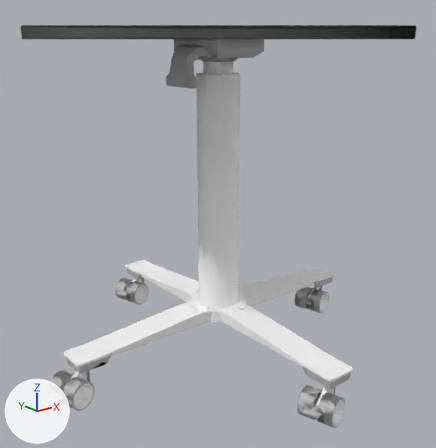
The FBX model Assets/Meshes/Flipon/folding_table_DL5_Circular_round_pilar_80_finalp.fbx as it was, and as the next commit left it.
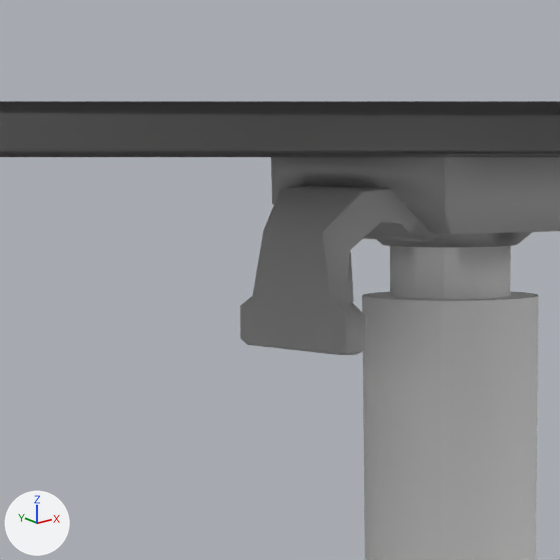
There are two pictures of each version: one whole from a camera (50 mm lens) standing at (-0.841, -1.05, 0.733) and looking at (-0.023, -0.027, 0.324), one close up on the part from 24% to 56% of the width and 0% to 31% of the height. Arrows for +X, +Y and +Z are at lower left; the lights stay in place. Everything nearer to the camera than a plane just in front of the edit is cut away. Where no turn or scale is listed for an object, it has been applied to the vertices. Vertices at the same position are counted once.

The first close-up shows 'blat_mesh', 'blat_podstawa:polySurface1', 'pCube1', 'pCylinder1', 'plastic_meshcic90'.
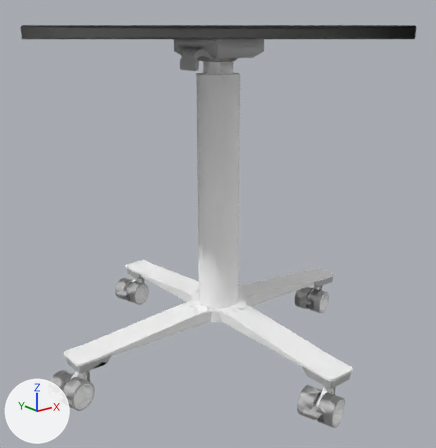
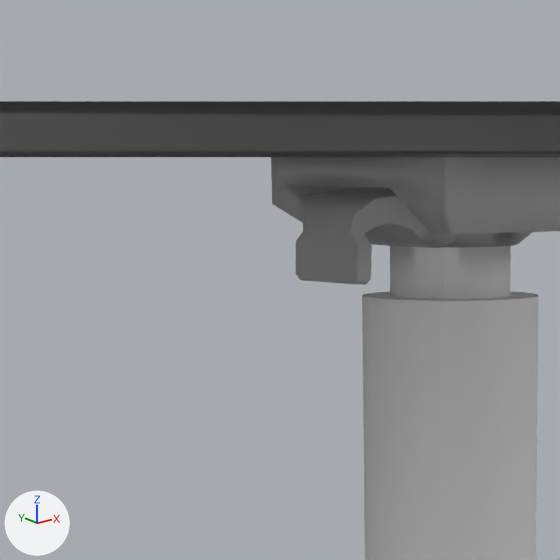
Location of each change, (x1, y1, x2, y2) in pixels of the close-ups (560 x 560 px):
'pCylinder1', reshaped, moved, turned, rescaled: before (240, 186, 442, 355); after (296, 186, 458, 285)
part 1 of me_mesh_003, deleted: before (240, 186, 442, 355)
part 2 of me_mesh_003, added: after (296, 186, 458, 285)

What changed in the scene script:
```text
Add mat_phong4:
    mat_phong4 = principled_material('phong4')
    mat_phong4.base_color = (0.5, 0.5, 0.5)  # grey #bcbcbc
    mat_phong4.roughness = 0.553
Change me_mesh_003:
    used by ob_pcylinder1; parent = ob_movable; location = (-3.012, -70.2, 0.0)
    remove me_mesh_003.from_pydata(...)  # 106 vertices, 208 faces; spans x -10.53..-2.64, y 62.91..71.92, z -4.75..4.78
    remove me_mesh_003.materials.append(mat_phong3)  # grey #bcbcbc
    add me_mesh_003.from_pydata(...)  # 97 vertices, 104 faces; spans x -3.9..3.38, y -3.57..1.81, z -1.84..4.58
    me_mesh_003 part 1: the whole mesh is rebuilt
    me_mesh_003 part 2
    88 vertices are added at x -3.9..3.38, y -3.57..1.81, z -1.84..4.58
    9 new vertices lie (7.28, 0.0, 0.0) away from vertices in x -3.9, y -1.81..1.81, z -1.84..0.92
    104 new faces join them
    add me_mesh_003.materials.append(mat_phong4)  # grey #bcbcbc
Change ob_pcylinder1:
    remove ob_pcylinder1.parent = ob_movable
    ob_pcylinder1.location: (-3.012, -70.2, 0.0) -> (-0.0351, 0.0, 0.698)
    ob_pcylinder1.rotation_euler: (0.0, 0.0, 0.0) -> (1.571, 0.0, -1.571)  # degrees (0, 0, 0) -> degrees (90, 0, -90)
    ob_pcylinder1.scale: (1.0, 1.0, 1.0) -> (0.01, 0.01, 0.01)
```
